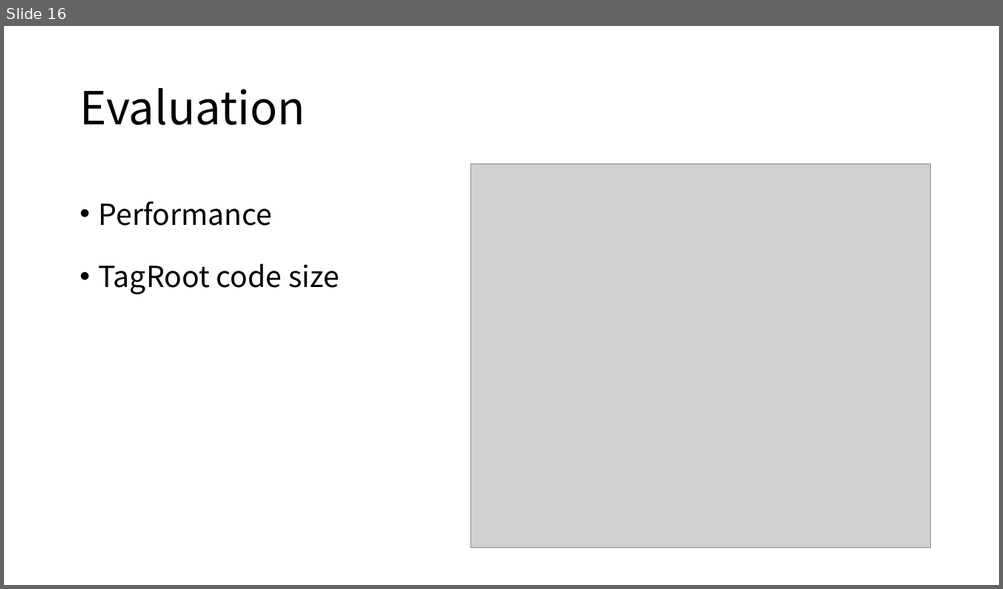
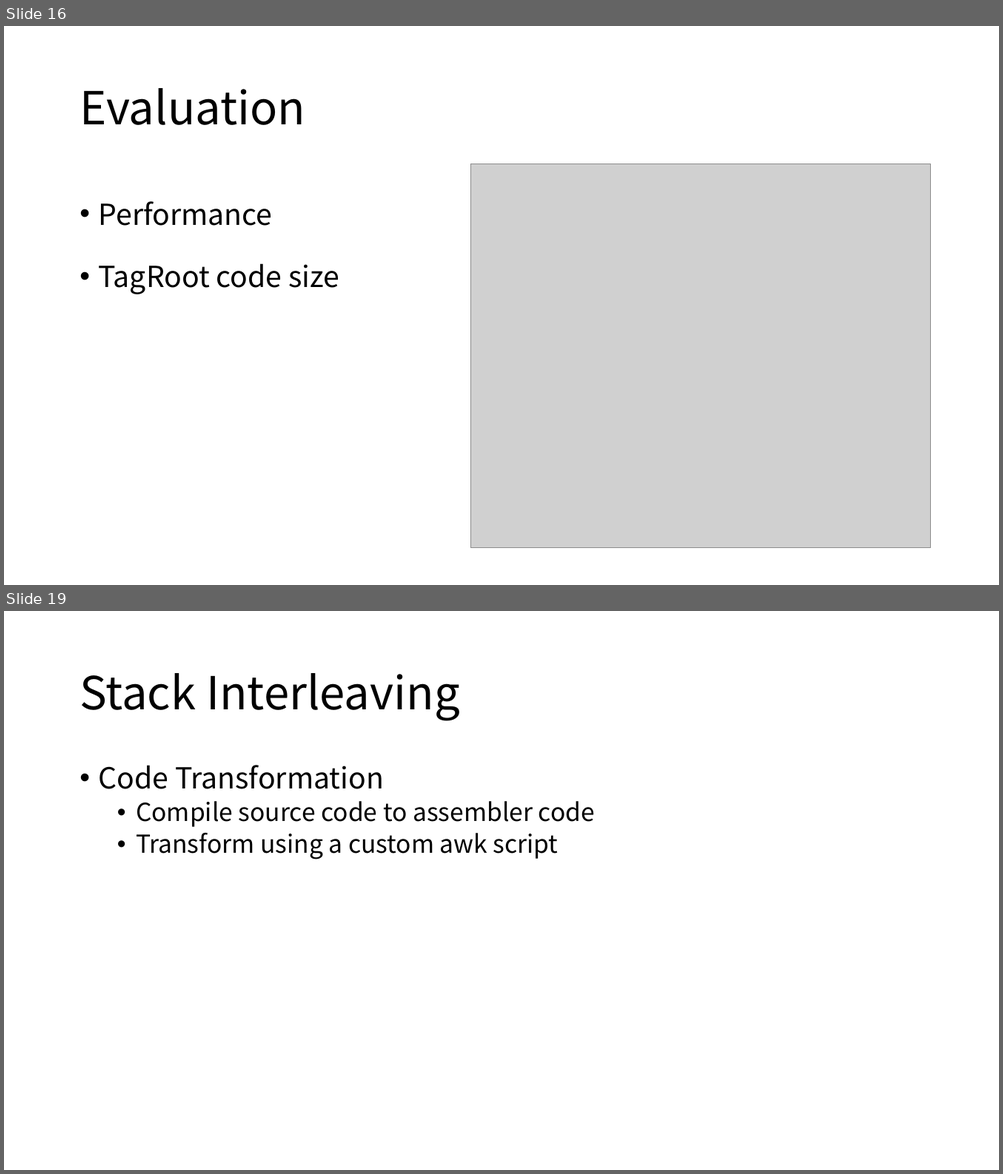
Before and after one commit to Bemfool/SUNFLOWER, a slide deck: ppt(合).pptx. Shown one above the other, each under a label of ours: slide 16 before the commit, slides 16 and 19 after it; the slides between them are not shown. The pictures are 1003x589 and 1003x1174 pixels, drawn with LibreOffice and Linux fonts; fonts in the diff are those of the drawing; grey boxes stand for pictures. Boxes give left, top, right and bottom in pixels: in the first picture for what was removed or moved away, otherwise in the second. Text is boxed around its words. In the diff, an @@ line names an element or a change of style, - is before the commit and + after.

```diff
--- a/ppt(合).pptx
+++ b/ppt(合).pptx
@@ slide 19 added at [4, 611, 999, 1170], background #FFFFFF @@
@@ title added at [79, 673, 460, 721], 44 pt, text #000000 @@
+Stack Interleaving
@@ text added at [99, 765, 595, 860], 24 pt, text #000000 @@
+• Code Transformation
+  • Compile source code to assembler code
+  • Transform using a custom awk script
```
Also in this commit, not shown: 4 other slides added.
